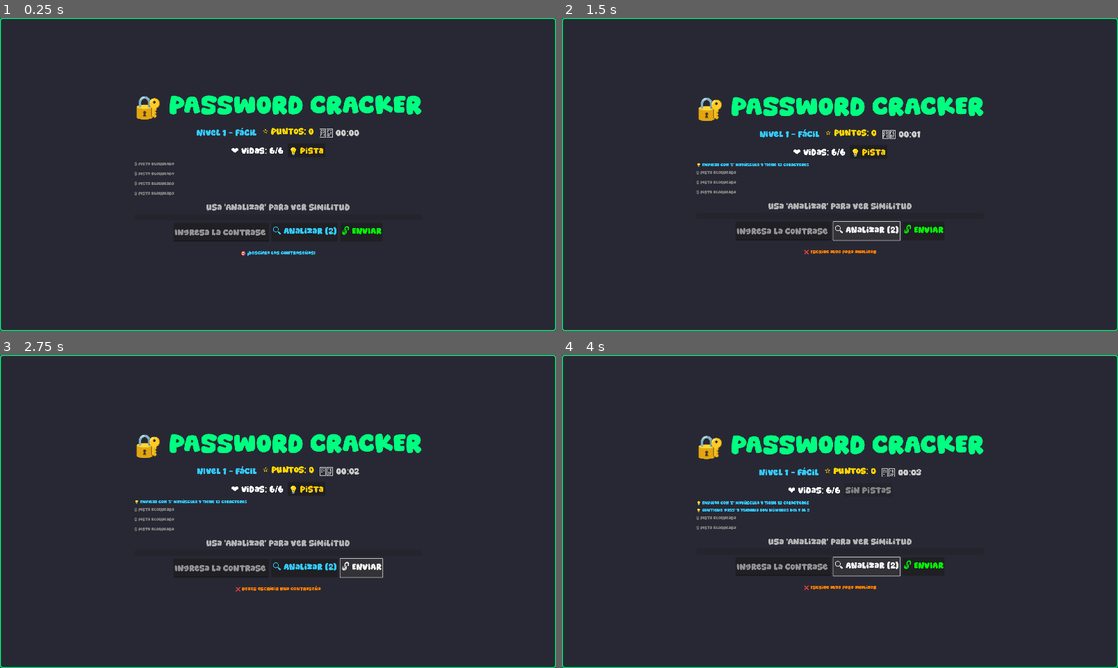
Above: before the commit, frames 1-4 (two rows, left to right).
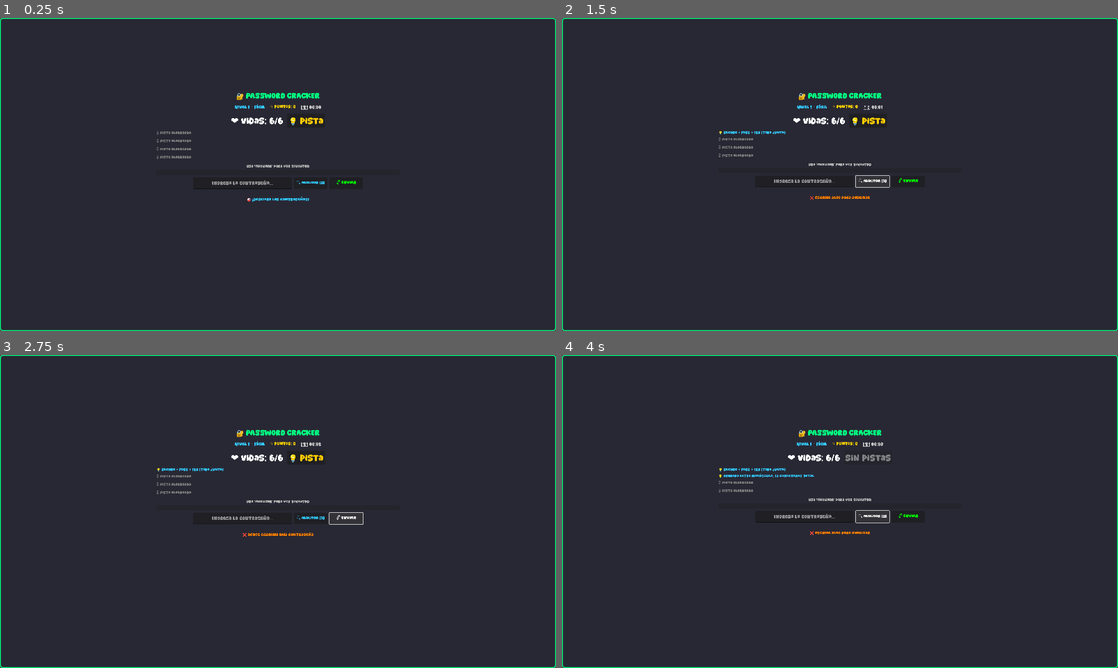
Above: after the commit, the same moments.

Repository: CubicMaldo/juego-estructura-ii
Game: Godot game, scene res://scenes/minigames/password_cracker/PasswordCracker.tscn
The game is run twice, just before and just after one commit, with the same random seed, the same clock (stepped at 60 frames per second) and the same inputs. This scene is started directly instead of the project's main scene.
Inputs:
- Up to frame 1 (0.25 s): no input
- Up to frame 2 (1.5 s): click "💡 Pista" at 0.5 s; click "🔍 Analizar (2)" at 1.25 s
- Up to frame 3 (2.75 s): click "🔓 ENVIAR" at 2 s
- Up to frame 4 (4 s): click "💡 Pista" at 2.75 s; click "🔍 Analizar (2)" at 3.5 s

The runs differ from the first frame. In frame 1, 4.7% of the frame differs, in the area x 24-76%, y 23-76%; in frame 2, 4.9%; in frame 3, 4.9%; in frame 4, 5.2%.

Commit message:
nefjiefj

Diff:
--- a/scenes/minigames/password_cracker/PasswordCracker.tscn
+++ b/scenes/minigames/password_cracker/PasswordCracker.tscn
@@ -28,42 +28,42 @@
 anchor_top = 0.5
 anchor_right = 0.5
 anchor_bottom = 0.5
-offset_left = -400.0
-offset_top = -280.0
-offset_right = 400.0
-offset_bottom = 280.0
+offset_left = -420.0
+offset_top = -290.0
+offset_right = 420.0
+offset_bottom = 290.0
 grow_horizontal = 2
 grow_vertical = 2
-theme_override_constants/separation = 10
+theme_override_constants/separation = 8
 
 [node name="TitleLabel" type="Label" parent="Panel/VBoxContainer"]
 layout_mode = 2
 theme_override_colors/font_color = Color(0, 1, 0.5, 1)
-theme_override_font_sizes/font_size = 96
+theme_override_font_sizes/font_size = 28
 text = "🔐 PASSWORD CRACKER"
 horizontal_alignment = 1
 
 [node name="TopBar" type="HBoxContainer" parent="Panel/VBoxContainer"]
 layout_mode = 2
-theme_override_constants/separation = 20
+theme_override_constants/separation = 18
 alignment = 1
 
 [node name="NivelLabel" type="Label" parent="Panel/VBoxContainer/TopBar"]
 layout_mode = 2
 theme_override_colors/font_color = Color(0.2, 0.8, 1, 1)
-theme_override_font_sizes/font_size = 32
+theme_override_font_sizes/font_size = 16
 text = "Nivel 1 - Fácil"
 
 [node name="PuntosLabel" type="Label" parent="Panel/VBoxContainer/TopBar"]
 layout_mode = 2
 theme_override_colors/font_color = Color(1, 0.84, 0, 1)
-theme_override_font_sizes/font_size = 32
+theme_override_font_sizes/font_size = 16
 text = "⭐ Puntos: 0"
 
 [node name="TiempoLabel" type="Label" parent="Panel/VBoxContainer/TopBar"]
 layout_mode = 2
 theme_override_colors/font_color = Color(0.8, 0.8, 0.8, 1)
-theme_override_font_sizes/font_size = 32
+theme_override_font_sizes/font_size = 16
 text = "⏱️ 00:00"
 
 [node name="HBoxContainer" type="HBoxContainer" parent="Panel/VBoxContainer"]
@@ -92,23 +92,23 @@
 text = "🔄 Reiniciar"
 
 [node name="PistasContainer" type="VBoxContainer" parent="Panel/VBoxContainer"]
-custom_minimum_size = Vector2(0, 70)
+custom_minimum_size = Vector2(0, 65)
 layout_mode = 2
-theme_override_constants/separation = 5
+theme_override_constants/separation = 4
 
 [node name="SimilitudContainer" type="VBoxContainer" parent="Panel/VBoxContainer"]
 layout_mode = 2
-theme_override_constants/separation = 5
+theme_override_constants/separation = 4
 
 [node name="SimilitudLabel" type="Label" parent="Panel/VBoxContainer/SimilitudContainer"]
 layout_mode = 2
 theme_override_colors/font_color = Color(0.7, 0.7, 0.7, 1)
-theme_override_font_sizes/font_size = 32
+theme_override_font_sizes/font_size = 14
 text = "Usa 'Analizar' para ver similitud"
 horizontal_alignment = 1
 
 [node name="ProgresoBar" type="ProgressBar" parent="Panel/VBoxContainer/SimilitudContainer"]
-custom_minimum_size = Vector2(0, 20)
+custom_minimum_size = Vector2(0, 18)
 layout_mode = 2
 show_percentage = false
 
@@ -118,33 +118,33 @@
 alignment = 1
 
 [node name="LineEdit" type="LineEdit" parent="Panel/VBoxContainer/InputContainer"]
-custom_minimum_size = Vector2(330, 45)
+custom_minimum_size = Vector2(340, 40)
 layout_mode = 2
 theme_override_colors/font_color = Color(0, 1, 0.5, 1)
-theme_override_font_sizes/font_size = 32
+theme_override_font_sizes/font_size = 18
 placeholder_text = "Ingresa la contraseña..."
 alignment = 1
 secret = true
 secret_character = "*"
 
 [node name="BtnAnalizar" type="Button" parent="Panel/VBoxContainer/InputContainer"]
-custom_minimum_size = Vector2(120, 45)
+custom_minimum_size = Vector2(115, 40)
 layout_mode = 2
 theme_override_colors/font_color = Color(0.2, 0.8, 1, 1)
-theme_override_font_sizes/font_size = 32
+theme_override_font_sizes/font_size = 14
 text = "🔍 Analizar (2)"
 
 [node name="BtnEnviar" type="Button" parent="Panel/VBoxContainer/InputContainer"]
-custom_minimum_size = Vector2(120, 45)
+custom_minimum_size = Vector2(115, 40)
 layout_mode = 2
 theme_override_colors/font_color = Color(0, 1, 0, 1)
-theme_override_font_sizes/font_size = 32
+theme_override_font_sizes/font_size = 16
 text = "🔓 ENVIAR"
 
 [node name="ResultadoLabel" type="Label" parent="Panel/VBoxContainer"]
-custom_minimum_size = Vector2(0, 60)
+custom_minimum_size = Vector2(0, 55)
 layout_mode = 2
-theme_override_font_sizes/font_size = 18
+theme_override_font_sizes/font_size = 15
 horizontal_alignment = 1
 vertical_alignment = 1
 autowrap_mode = 2
--- a/scenes/minigames/password_cracker/password_cracker.gd
+++ b/scenes/minigames/password_cracker/password_cracker.gd
@@ -9,24 +9,24 @@
 		"password": "SecurePass123",
 		"dificultad": "Fácil",
 		"pistas": [
-			"Empieza con 'S' mayúscula y tiene 13 caracteres",
-			"Contiene 'Pass' y termina con números del 1 al 3"
+			"Secure + Pass + 123 (todo junto)",
+			"Primera letra mayúscula, 13 caracteres total"
 		]
 	},
 	{
 		"password": "Cyb3r$ecurity",
 		"dificultad": "Media",
 		"pistas": [
-			"Seguridad informática con símbolo '$'",
-			"La 'e' está reemplazada por '3' (leetspeak)"
+			"Cyber Security (reemplaza 'e' por '3' y 's' por '$')",
+			"13 caracteres: Cyb3r$ecurity"
 		]
 	},
 	{
 		"password": "H@ck3rM1nd!2024",
 		"dificultad": "Difícil",
 		"pistas": [
-			"'Hacker Mind' con símbolos @ y !",
-			"Termina con 2024 y usa sustituciones"
+			"Hacker Mind 2024 (sustituye: a→@, e→3, i→1)",
+			"16 caracteres con símbolos @ y !"
 		]
 	}
 ]
@@ -131,7 +131,7 @@
 		var pista_label = Label.new()
 		pista_label.text = "🔒 Pista bloqueada"
 		pista_label.add_theme_color_override("font_color", Color(0.5, 0.5, 0.5))
-		pista_label.add_theme_font_size_override("font_size", 16)
+		pista_label.add_theme_font_size_override("font_size", 14)
 		pista_label.name = "Pista" + str(i)
 		pistas_container.add_child(pista_label)
 
